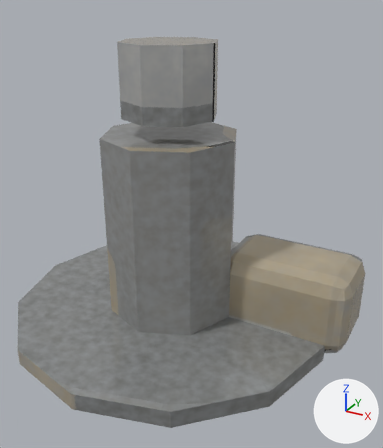
An edit to the glTF model game/assets/models/com_engineer.glb, drawn before and after from the same camera.
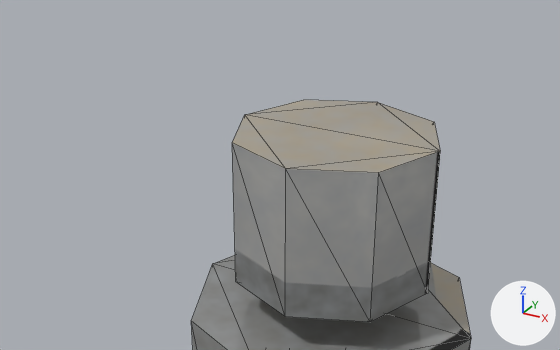
Old and new are each drawn whole from a 50 mm lens placed at (0.307, -0.508, 0.388), pointed at (0.032, -0.008, 0.138) and again close up from a 50 mm lens placed at (0.155, -0.342, 0.48), pointed at (-0.02, -0.023, 0.321). Lighting does not change. The marker at lower right points along +X, +Y and +Z. The first two pictures are the older version. The close-ups show mesh edges as thin lines. Vertices at exactly the same position are counted once.

Names of what the first close-up shows: 'com_engineer'.
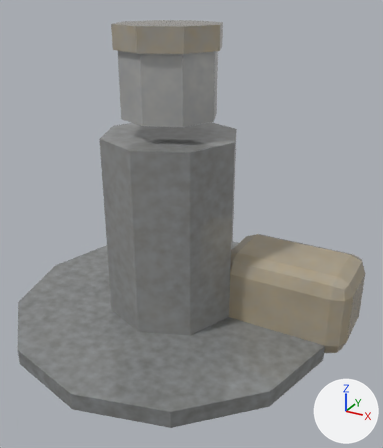
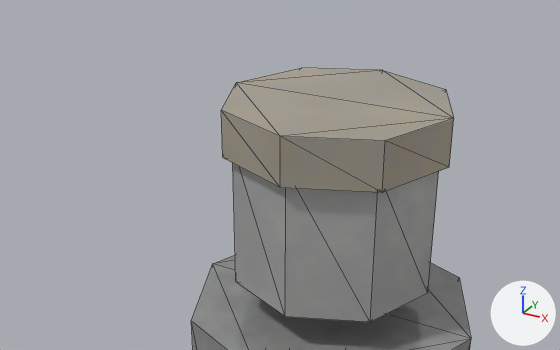
Changed parts and their boxes [x1, y1, x2, y2] in the close-ups (560 x 350 px):
'com_engineer', reshaped
    before: [191, 100, 471, 350]
    after: [191, 68, 471, 350]
part 1 of me_cylinder, added
    after: [221, 68, 454, 192]
part 2 of me_cylinder, surface changed
    before: [217, 100, 471, 350]
    after: [217, 163, 471, 350]

What the commit changed:
me_cylinder is used by ob_com_engineer; location (0.0, 0.0, 0.0).
me_cylinder had 112 vertices, 208 faces and spanned x -0.2..0.22, y -0.2..0.2, z 0.0..0.34.
me_cylinder now has 128 vertices, 236 faces and spans x -0.2..0.22, y -0.2..0.2, z 0.0..0.357.
me_cylinder part 1: a new loose piece, an 8-sided cylinder along z spanning x -0.06..0.06, y -0.06..0.06, z 0.332..0.357, in mat_com_engineer_baked.
me_cylinder part 2: 202 kept faces spanning x -0.2..0.22, y -0.2..0.2, z 0.0..0.34 get new texture (UV) coordinates.
